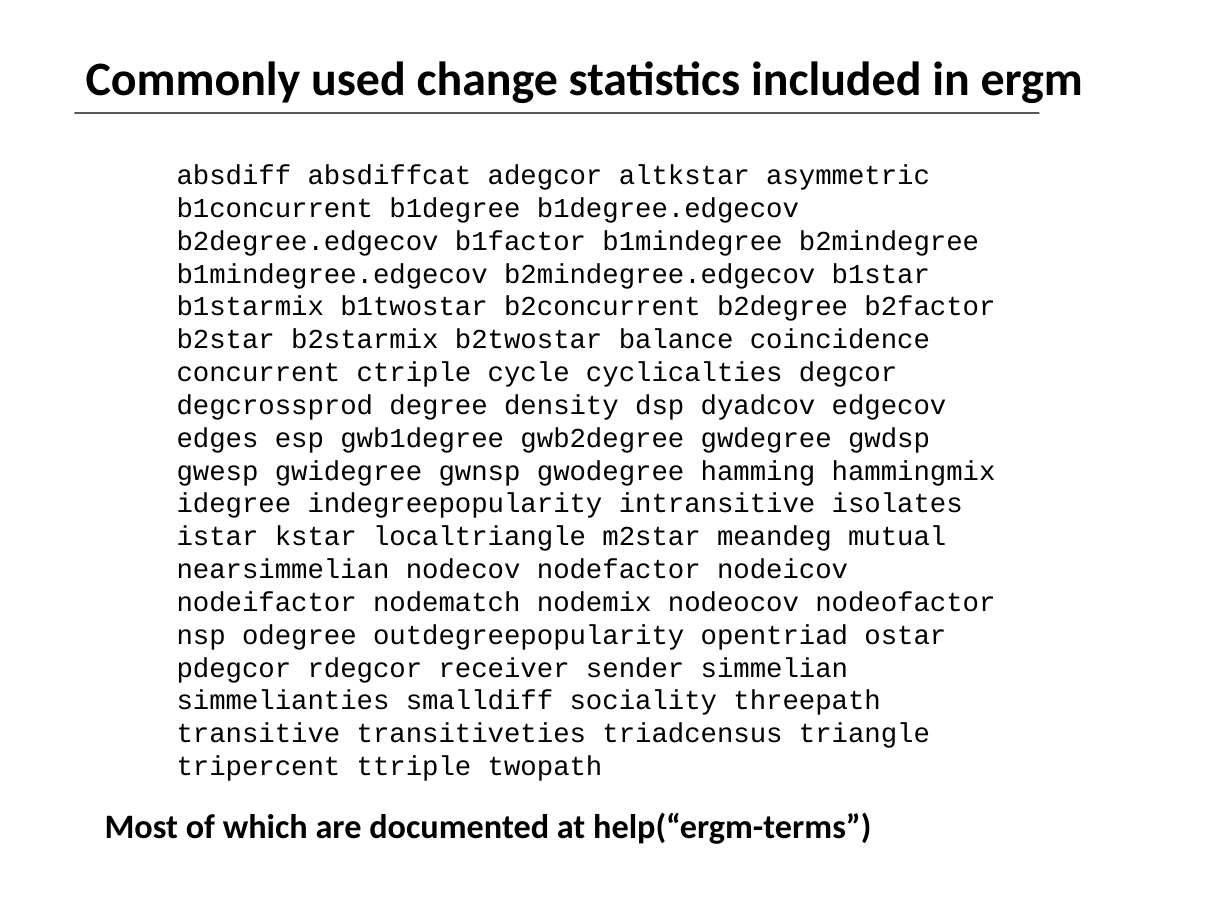
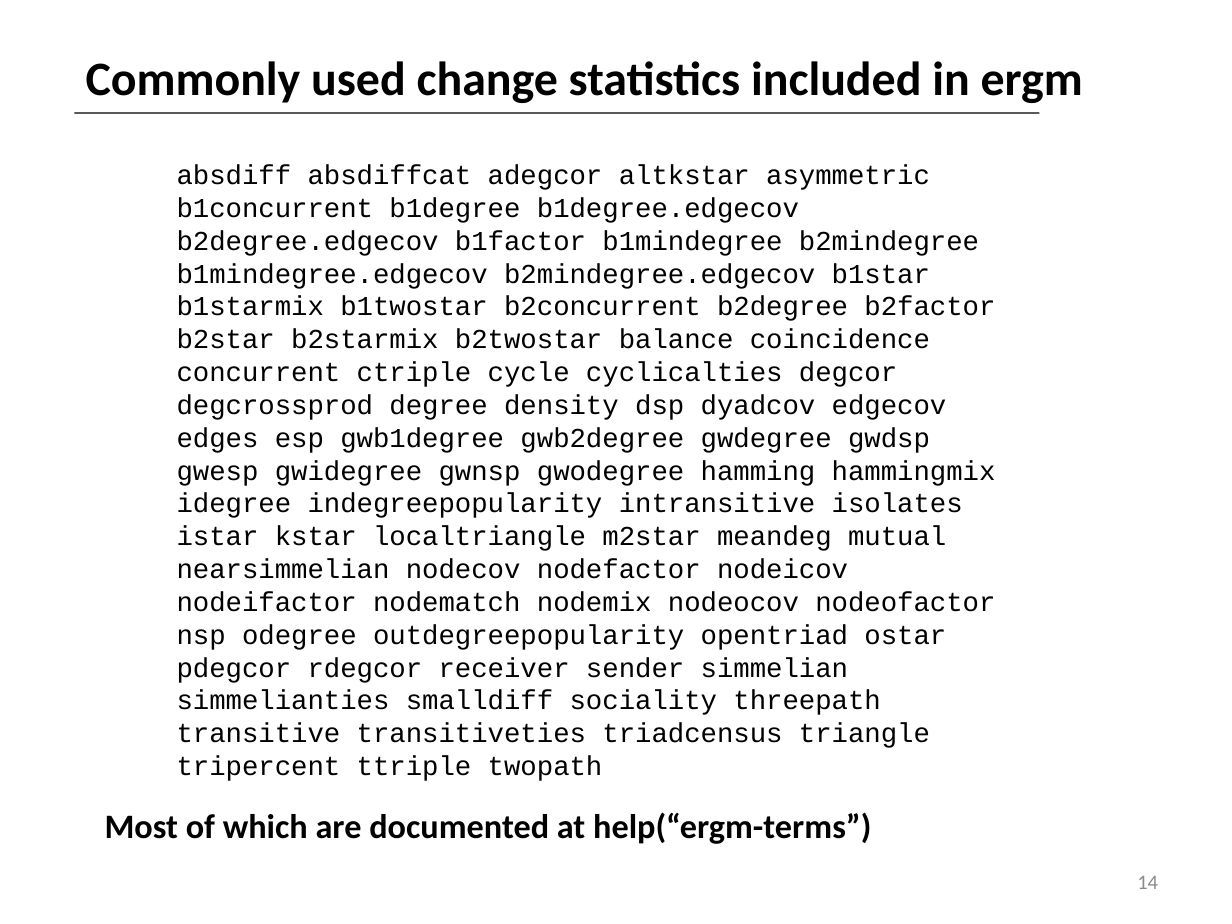
Before and after one commit to statnet/Workshops----OBSOLETE, a slide deck: slide 14 of ergm.userterms/EUT tutorial slides.pptx (slide 13 before the commit). Drawn at 1232x924 pixels with LibreOffice and Linux fonts; fonts in the diff are those of the drawing. Boxes give left, top, right and bottom in pixels: in the first picture for what was removed or moved away, otherwise in the second. Text is boxed around its words. In the diff, an @@ line names an element or a change of style, - is before the commit and + after.

```diff
--- a/ergm.userterms/EUT tutorial slides.pptx
+++ b/ergm.userterms/EUT tutorial slides.pptx
@@ page number added at box(1137, 876, 1158, 889), 12 pt, text #8C8C8C @@
+14
```
Also in this commit, not shown: 48 other slides changed, 4 slides added, 1 slide removed.
